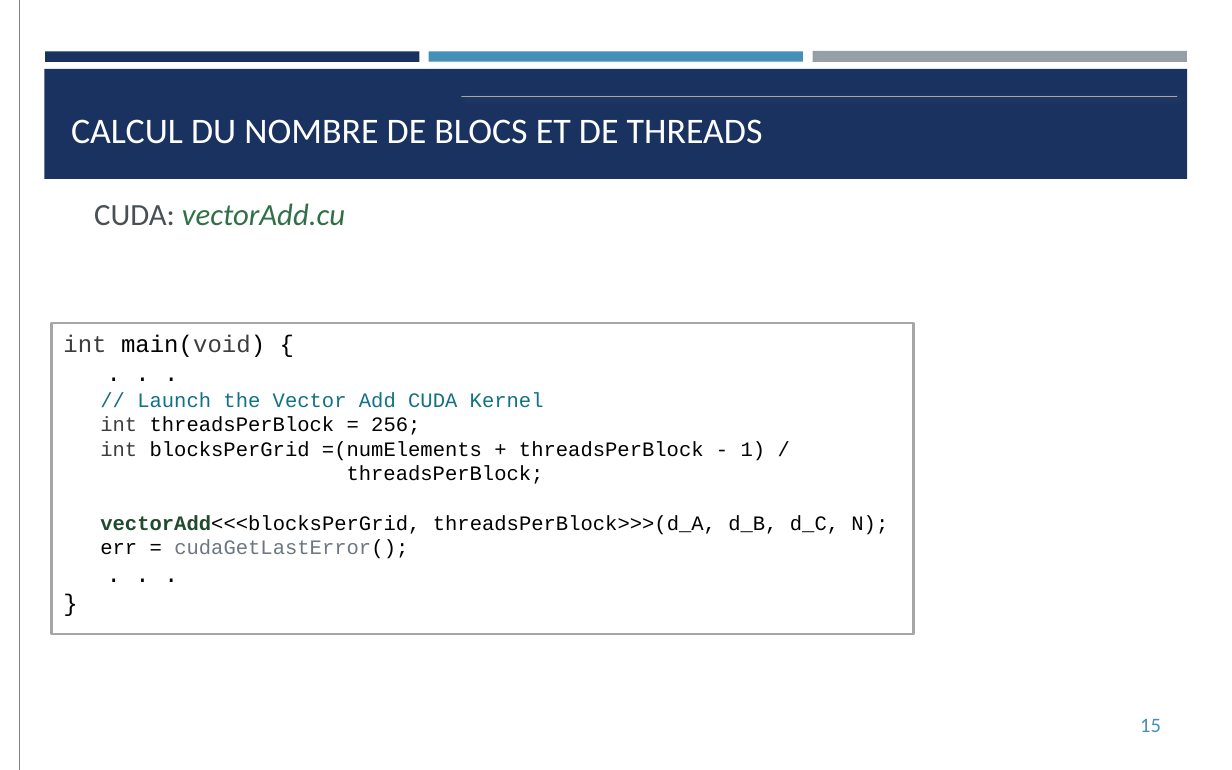
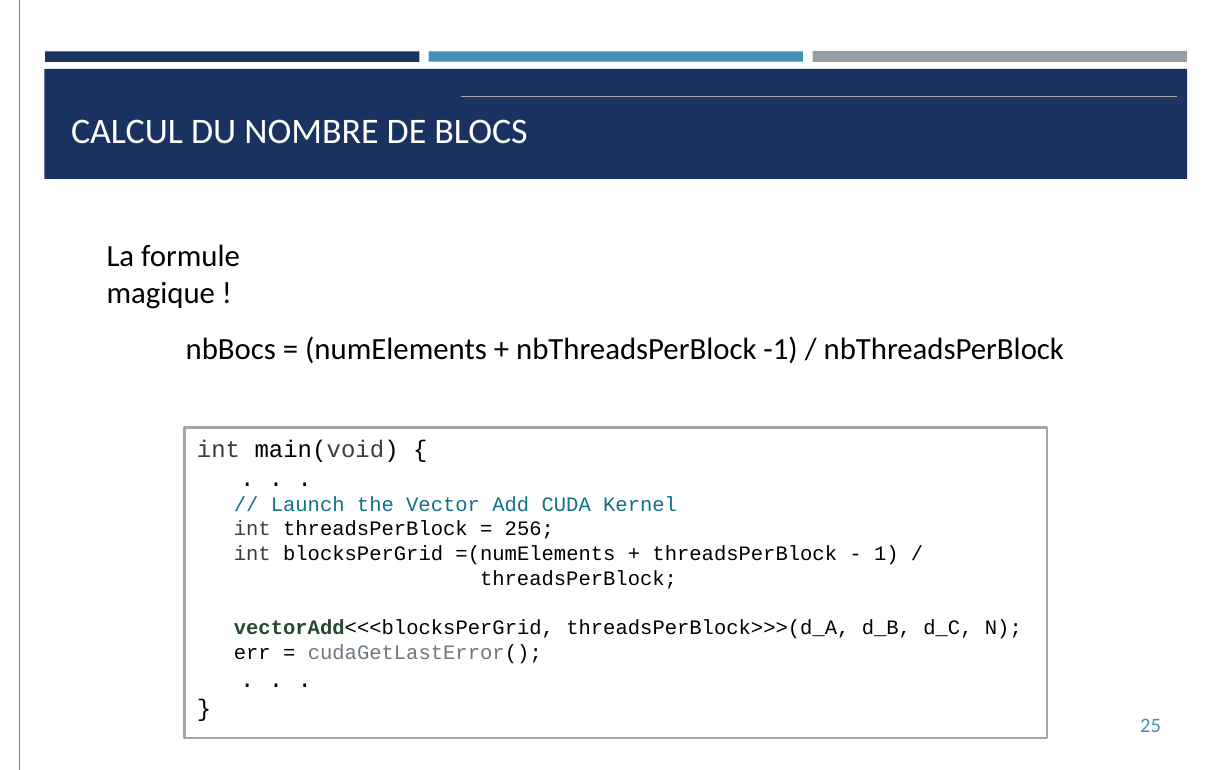
Before and after one commit to franckginguene/hpc_formation_scalian, a slide deck: slide 25 of Diapos/HPC_CUDA.pptx (slide 15 before the commit). Drawn at 1232x770 pixels with LibreOffice and Linux fonts; fonts in the diff are those of the drawing. Boxes give left, top, right and bottom in pixels: in the first picture for what was removed or moved away, otherwise in the second. Text is boxed around its words. In the diff, an @@ line names an element or a change of style, - is before the commit and + after.

Commit message:
update CUDA

```diff
--- a/Diapos/HPC_CUDA.pptx
+++ b/Diapos/HPC_CUDA.pptx
@@ title at (71, 119, 527, 144): text changed @@
-CALCUL DU NOMBRE DE BLOCS ET DE THREADS
+CALCUL DU NOMBRE DE BLOCS
@@ text removed at (94, 203, 345, 226) @@
-CUDA: vectorAdd.cu
@@ text added at (107, 244, 240, 309), 18 pt, text #000000 @@
+La formule magique !
@@ text added at (186, 336, 1064, 363), 18 pt, text #000000 @@
+nbBocs = (numElements + nbThreadsPerBlock -1) / nbThreadsPerBlock
@@ rectangle "int main(void) { . . ...": place and size @@
-rectangle "int main(void) { . . ..." at (52, 323, 914, 633)
+rectangle "int main(void) { . . ..." at (185, 428, 1047, 738)
@@ page number at (1140, 718, 1161, 732): text changed @@
-15
+25
```
Also in this commit, not shown: 3 other slides changed, 16 slides added, 1 slide removed.
